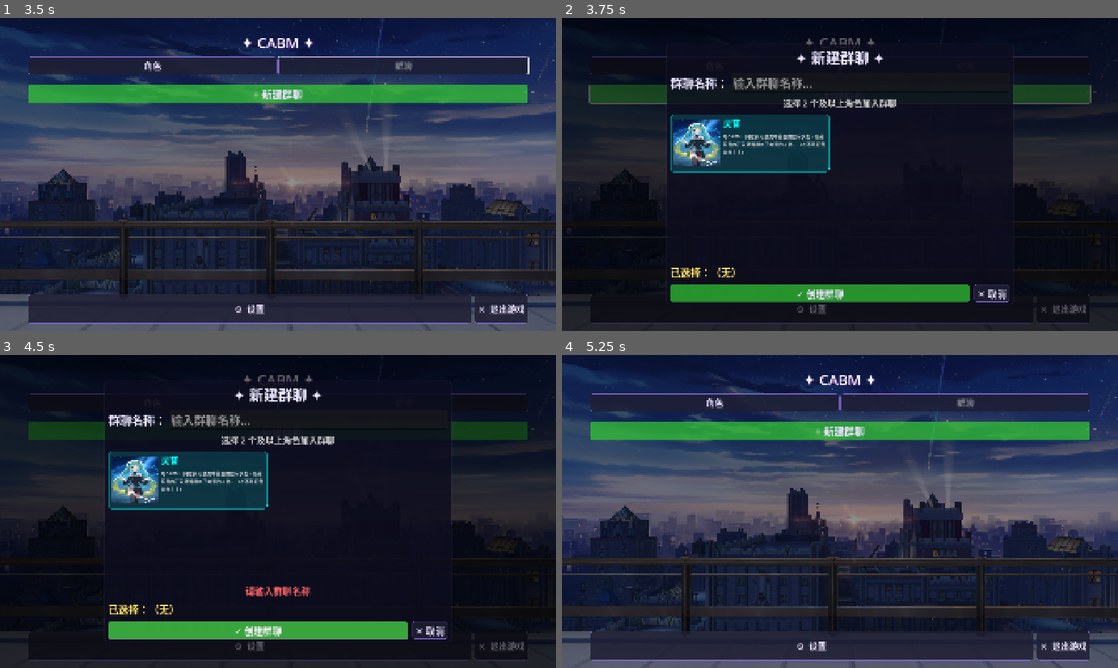
Above: before the commit, frames 1-4 (two rows, left to right).
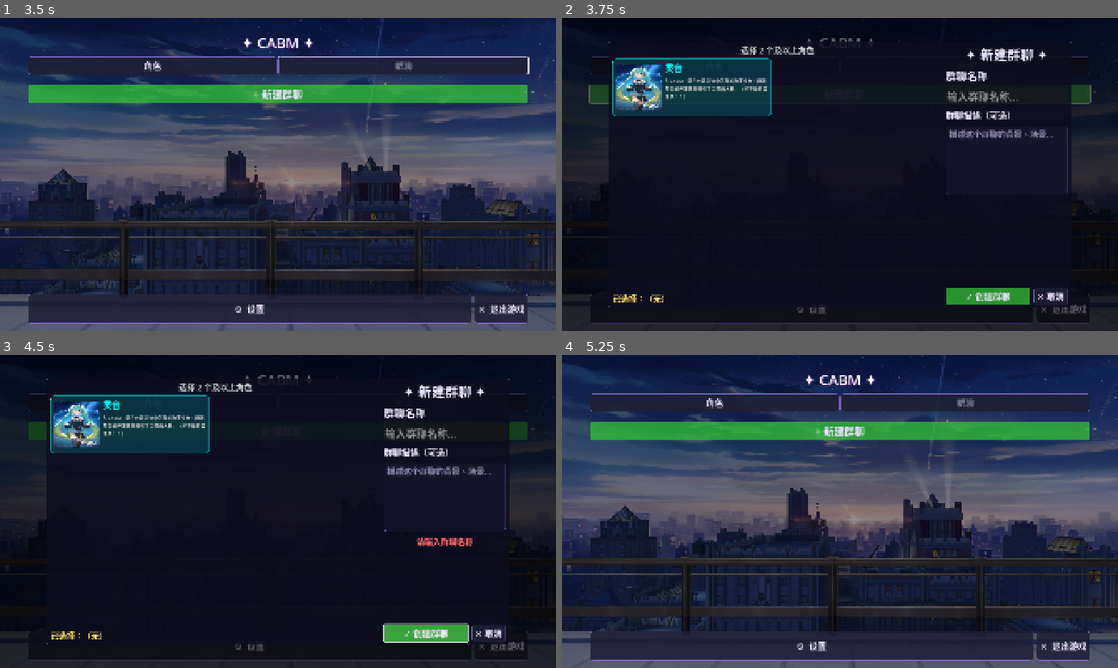
Above: after the commit, the same moments.

Repository: CABM-Team/CABM2
Game: Godot game, scene res://scenes/main.tscn
Two runs of this game, one before a commit and one after it. Both use one fixed random seed, a clock stepped at 60 frames per second and the inputs below.
Inputs (mouse positions are in pixels of both pictures, inside the frame that each line leads up to):
- Up to frame 1 (3.5 s): click (278, 86) at 0.52 s; type "12" at 0.6 s; click "保存" at 1.25 s; click "返回" at 2 s; click "群聊" at 2.75 s
- Up to frame 2 (3.75 s): click "+ 新建群聊" at 3.5 s
- Up to frame 3 (4.5 s): click "✓ 创建群聊" at 4.25 s
- Up to frame 4 (5.25 s): click "✕ 取消" at 5 s

Frame 1 is identical in both runs. In frame 2, 18% of the frame differs, in the area x 8-92%, y 7-93%; in frame 3, 19%; in frame 4, nothing differs.

Commit message:
feat(group): 群聊描述

Diff:
--- a/scenes/character_select/group_card.tscn
+++ b/scenes/character_select/group_card.tscn
@@ -31,6 +31,13 @@
 theme_override_font_sizes/font_size = 18
 text = "成员：0 人"
 
+[node name="DescLabel" type="Label" parent="HBox/VBox"]
+layout_mode = 2
+theme_override_colors/font_color = Color(0.65, 0.65, 0.65, 1)
+theme_override_font_sizes/font_size = 16
+autowrap_mode = 1
+max_lines_visible = 5
+
 [node name="ClickArea" type="Button" parent="."]
 layout_mode = 2
 flat = true
--- a/scenes/character_select/group_create_dialog.tscn
+++ b/scenes/character_select/group_create_dialog.tscn
@@ -27,86 +27,116 @@
 anchor_top = 0.5
 anchor_right = 0.5
 anchor_bottom = 0.5
-offset_left = -600.0
-offset_top = -450.0
-offset_right = 600.0
-offset_bottom = 450.0
+offset_left = -800.0
+offset_top = -460.0
+offset_right = 800.0
+offset_bottom = 460.0
 grow_horizontal = 2
 grow_vertical = 2
 mouse_filter = 1
 
 [node name="VBox" type="VBoxContainer" parent="Panel"]
 layout_mode = 2
-theme_override_constants/separation = 16
+theme_override_constants/separation = 14
 
-[node name="TitleLabel" type="Label" parent="Panel/VBox"]
-layout_mode = 2
-theme_override_font_sizes/font_size = 50
-text = "✦ 新建群聊 ✦"
-horizontal_alignment = 1
-
-[node name="NameRow" type="HBoxContainer" parent="Panel/VBox"]
-layout_mode = 2
-theme_override_constants/separation = 12
-
-[node name="NameHint" type="Label" parent="Panel/VBox/NameRow"]
-layout_mode = 2
-theme_override_font_sizes/font_size = 40
-text = "群聊名称："
-
-[node name="NameInput" type="LineEdit" parent="Panel/VBox/NameRow"]
-layout_mode = 2
-size_flags_horizontal = 3
-theme_override_font_sizes/font_size = 40
-placeholder_text = "输入群聊名称…"
-
-[node name="HintLabel" type="Label" parent="Panel/VBox"]
-layout_mode = 2
-theme_override_colors/font_color = Color(0.8, 0.8, 0.8, 1)
-theme_override_font_sizes/font_size = 30
-text = "选择 2 个及以上角色加入群聊"
-horizontal_alignment = 1
-
-[node name="ScrollContainer" type="ScrollContainer" parent="Panel/VBox"]
+[node name="HSplit" type="HBoxContainer" parent="Panel/VBox"]
 layout_mode = 2
 size_flags_vertical = 3
 
-[node name="CharGrid" type="GridContainer" parent="Panel/VBox/ScrollContainer"]
+[node name="LeftPanel" type="VBoxContainer" parent="Panel/VBox/HSplit"]
+layout_mode = 2
+size_flags_horizontal = 3
+theme_override_constants/separation = 8
+
+[node name="HintLabel" type="Label" parent="Panel/VBox/HSplit/LeftPanel"]
+layout_mode = 2
+theme_override_colors/font_color = Color(0.8, 0.8, 0.8, 1)
+theme_override_font_sizes/font_size = 28
+text = "选择 2 个及以上角色"
+horizontal_alignment = 1
+
+[node name="ScrollContainer" type="ScrollContainer" parent="Panel/VBox/HSplit/LeftPanel"]
+layout_mode = 2
+size_flags_vertical = 3
+
+[node name="CharGrid" type="GridContainer" parent="Panel/VBox/HSplit/LeftPanel/ScrollContainer"]
 layout_mode = 2
 size_flags_horizontal = 3
 size_flags_vertical = 3
 mouse_filter = 2
-theme_override_constants/h_separation = 40
-theme_override_constants/v_separation = 20
+theme_override_constants/h_separation = 20
+theme_override_constants/v_separation = 12
 columns = 2
 
-[node name="ErrorLabel" type="Label" parent="Panel/VBox"]
+[node name="SelectedLabel" type="Label" parent="Panel/VBox/HSplit/LeftPanel"]
+layout_mode = 2
+theme_override_colors/font_color = Color(1, 0.9, 0.4, 1)
+theme_override_font_sizes/font_size = 28
+text = "已选择：（无）"
+autowrap_mode = 3
+
+[node name="Divider" type="VSeparator" parent="Panel/VBox/HSplit"]
+layout_mode = 2
+
+[node name="RightPanel" type="VBoxContainer" parent="Panel/VBox/HSplit"]
+custom_minimum_size = Vector2(420, 0)
+layout_mode = 2
+theme_override_constants/separation = 14
+
+[node name="TitleLabel" type="Label" parent="Panel/VBox/HSplit/RightPanel"]
+layout_mode = 2
+theme_override_font_sizes/font_size = 46
+text = "✦ 新建群聊 ✦"
+horizontal_alignment = 1
+
+[node name="NameHint" type="Label" parent="Panel/VBox/HSplit/RightPanel"]
+layout_mode = 2
+theme_override_font_sizes/font_size = 36
+text = "群聊名称"
+
+[node name="NameInput" type="LineEdit" parent="Panel/VBox/HSplit/RightPanel"]
+layout_mode = 2
+size_flags_horizontal = 3
+theme_override_font_sizes/font_size = 36
+placeholder_text = "输入群聊名称…"
+
+[node name="DescHint" type="Label" parent="Panel/VBox/HSplit/RightPanel"]
+layout_mode = 2
+text = "群聊描述（可选）"
+
+[node name="DescInput" type="TextEdit" parent="Panel/VBox/HSplit/RightPanel"]
+custom_minimum_size = Vector2(0, 160)
+layout_mode = 2
+size_flags_vertical = 3
+theme_override_font_sizes/font_size = 28
+placeholder_text = "描述这个群聊的背景、场景…"
+wrap_mode = 1
+
+[node name="ErrorLabel" type="Label" parent="Panel/VBox/HSplit/RightPanel"]
 layout_mode = 2
 theme_override_colors/font_color = Color(1, 0.4, 0.4, 1)
-theme_override_font_sizes/font_size = 32
+theme_override_font_sizes/font_size = 28
 horizontal_alignment = 1
 
-[node name="SelectedLabel" type="Label" parent="Panel/VBox"]
+[node name="Spacer" type="Control" parent="Panel/VBox/HSplit/RightPanel"]
 layout_mode = 2
-theme_override_colors/font_color = Color(1, 0.9, 0.4, 1)
-theme_override_font_sizes/font_size = 35
-text = "已选择：（无）"
+size_flags_vertical = 3
 
-[node name="ButtonRow" type="HBoxContainer" parent="Panel/VBox"]
+[node name="ButtonRow" type="HBoxContainer" parent="Panel/VBox/HSplit/RightPanel"]
 custom_minimum_size = Vector2(0, 60)
 layout_mode = 2
-theme_override_constants/separation = 16
+theme_override_constants/separation = 12
 
-[node name="ConfirmButton" type="Button" parent="Panel/VBox/ButtonRow"]
-custom_minimum_size = Vector2(0, 44)
+[node name="ConfirmButton" type="Button" parent="Panel/VBox/HSplit/RightPanel/ButtonRow"]
+custom_minimum_size = Vector2(0, 50)
 layout_mode = 2
 size_flags_horizontal = 3
 theme = ExtResource("2_pectj")
-theme_override_font_sizes/font_size = 32
+theme_override_font_sizes/font_size = 30
 text = "✓ 创建群聊"
 
-[node name="CancelButton" type="Button" parent="Panel/VBox/ButtonRow"]
-custom_minimum_size = Vector2(120, 44)
+[node name="CancelButton" type="Button" parent="Panel/VBox/HSplit/RightPanel/ButtonRow"]
+custom_minimum_size = Vector2(110, 50)
 layout_mode = 2
-theme_override_font_sizes/font_size = 32
+theme_override_font_sizes/font_size = 30
 text = "✕ 取消"
--- a/scripts/character_select/GroupCard.gd
+++ b/scripts/character_select/GroupCard.gd
@@ -14,6 +14,7 @@
 
 @onready var name_label: Label    = $HBox/VBox/NameLabel
 @onready var members_label: Label = $HBox/VBox/MembersLabel
+@onready var desc_label: Label    = $HBox/VBox/DescLabel
 @onready var avatar_row: Control  = $HBox/AvatarRow
 @onready var click_area: Button   = $ClickArea
 
@@ -31,6 +32,10 @@
 
 	var ids: Array = group_data.get("character_ids", [])
 	members_label.text = "成员：%d 人" % ids.size()
+
+	var des: String = group_data.get("des", "")
+	desc_label.text = des
+	desc_label.visible = not des.is_empty()
 
 	# 清空旧头像
 	for c in avatar_row.get_children():
--- a/scripts/character_select/GroupCreateDialog.gd
+++ b/scripts/character_select/GroupCreateDialog.gd
@@ -1,5 +1,5 @@
 ## GroupCreateDialog.gd
-## 新建群聊对话框：选择 2+ 角色，输入群名，保存
+## 新建群聊对话框：左侧选择角色，右侧填群名和描述
 
 extends Control
 
@@ -7,12 +7,13 @@
 
 const CharacterCardScene := preload("res://scenes/character_select/character_card.tscn")
 
-@onready var name_input: LineEdit     = $Panel/VBox/NameRow/NameInput
-@onready var char_grid: GridContainer = $Panel/VBox/ScrollContainer/CharGrid
-@onready var confirm_btn: Button      = $Panel/VBox/ButtonRow/ConfirmButton
-@onready var cancel_btn: Button       = $Panel/VBox/ButtonRow/CancelButton
-@onready var error_label: Label       = $Panel/VBox/ErrorLabel
-@onready var selected_label: Label    = $Panel/VBox/SelectedLabel
+@onready var name_input: LineEdit     = $Panel/VBox/HSplit/RightPanel/NameInput
+@onready var desc_input: TextEdit     = $Panel/VBox/HSplit/RightPanel/DescInput
+@onready var char_grid: GridContainer = $Panel/VBox/HSplit/LeftPanel/ScrollContainer/CharGrid
+@onready var confirm_btn: Button      = $Panel/VBox/HSplit/RightPanel/ButtonRow/ConfirmButton
+@onready var cancel_btn: Button       = $Panel/VBox/HSplit/RightPanel/ButtonRow/CancelButton
+@onready var error_label: Label       = $Panel/VBox/HSplit/RightPanel/ErrorLabel
+@onready var selected_label: Label    = $Panel/VBox/HSplit/LeftPanel/SelectedLabel
 
 var _selected_ids: Array[String] = []
 var _all_characters: Array[Dictionary] = []
@@ -25,6 +26,7 @@
 	_all_characters = all_characters
 	_selected_ids.clear()
 	name_input.text = ""
+	desc_input.text = ""
 	error_label.text = ""
 	_populate_chars()
 	_refresh_selected_label()
@@ -41,7 +43,6 @@
 		card.setup(char_data)
 		card.get_node("HBox/VBox/LastMessageLabel").visible = false
 
-		# 断开 CharacterCard._ready() 里连接的原始信号，换成选中切换
 		var click_area: Button = card.get_node("ClickArea")
 		click_area.pressed.disconnect(click_area.pressed.get_connections()[0]["callable"])
 		click_area.pressed.connect(func(): _toggle_select(cid, card))
@@ -52,7 +53,7 @@
 		card.modulate = Color.WHITE
 	else:
 		_selected_ids.append(char_id)
-		card.modulate = Color(0.5, 0.5, 0.5,0.6)
+		card.modulate = Color(0.5, 0.5, 0.5, 0.6)
 	error_label.text = ""
 	_refresh_selected_label()
 
@@ -80,6 +81,7 @@
 	var group_data := {
 		"id": GroupManager.generate_id(),
 		"name": gname,
+		"des": desc_input.text.strip_edges(),
 		"character_ids": _selected_ids.duplicate()
 	}
 	GroupManager.save_group(group_data)
--- a/scripts/chat/ChatController.gd
+++ b/scripts/chat/ChatController.gd
@@ -496,7 +496,8 @@
 	var messages := PromptBuilder.build_group_messages(
 		char_data,
 		AppState.group_characters,
-		AppState.chat_history
+		AppState.chat_history,
+		AppState.current_group
 	)
 	# 存储当前请求对应的角色索引，流结束后继续下一个
 	_group_current_index = index
--- a/scripts/chat/PromptBuilder.gd
+++ b/scripts/chat/PromptBuilder.gd
@@ -31,10 +31,12 @@
 ## speaking_char: 本次发言的角色数据
 ## all_chars: 群聊中所有角色数据列表
 ## history: 群聊历史 [{role, content}]，role 可以是 "user" / <character_id>
+## group_data: 群聊配置（可选），用于注入群聊描述
 static func build_group_messages(
 	speaking_char: Dictionary,
 	all_chars: Array[Dictionary],
-	history: Array[Dictionary]
+	history: Array[Dictionary],
+	group_data: Dictionary = {}
 ) -> Array[Dictionary]:
 	var speaking_id: String = speaking_char.get("id", "")
 	var moods: Array = speaking_char.get("moods", [])
@@ -51,6 +53,9 @@
 	var system_content: String = speaking_char.get("prompt", "")
 	if not other_names.is_empty():
 		system_content += "\n你正在和%s等人一起对话。" % "、".join(other_names)
+	var group_des: String = group_data.get("des", "")
+	if not group_des.is_empty():
+		system_content += "\n群聊描述：%s" % group_des
 	system_content += "\n你必须严格以JSON格式输出，包含以下字段：\n\"mood\": <int> 当前情绪序号，必须是以下之一：%s\n\"msg\": <string> 回复内容，1-6句话，禁止换行和markdown" % mood_list
 
 	var result: Array[Dictionary] = [{"role": "system", "content": system_content}]
